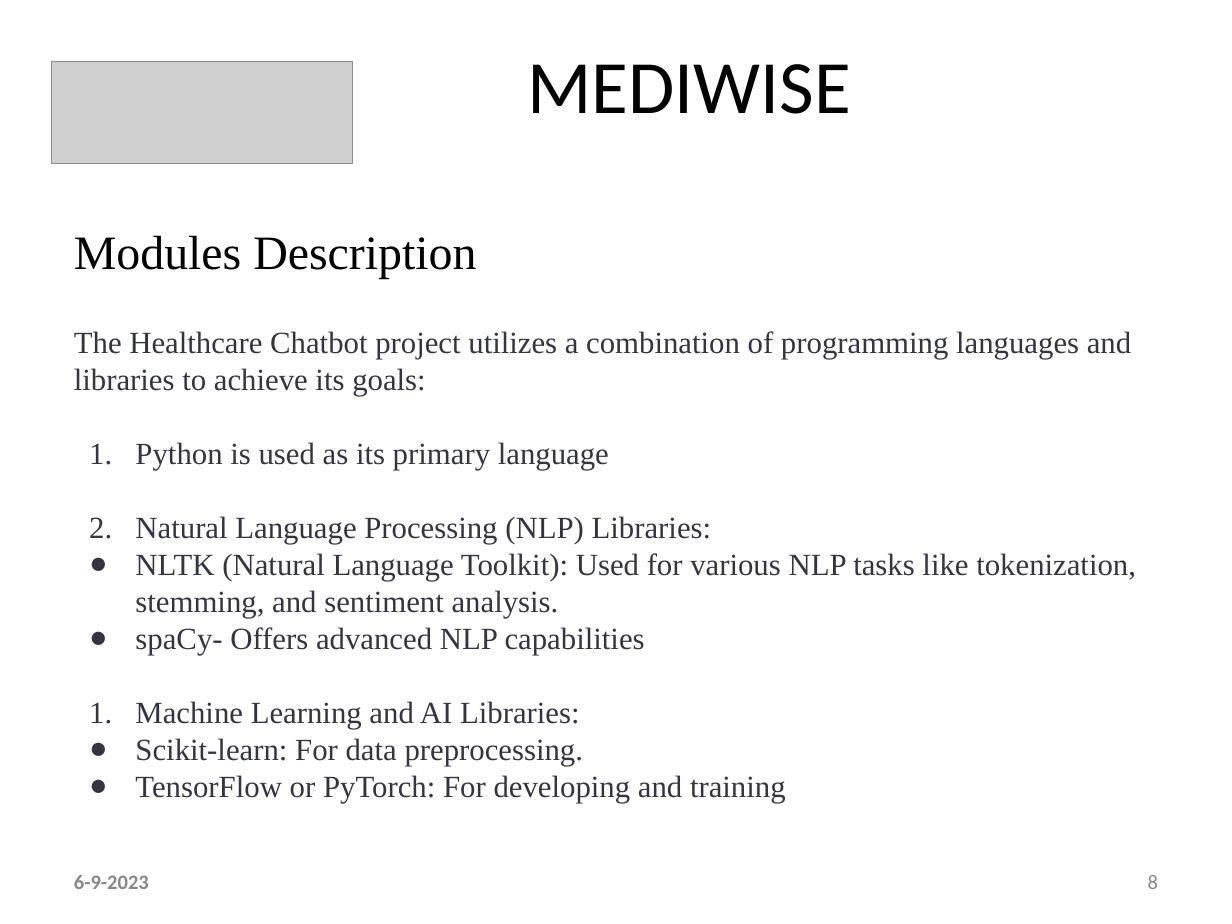
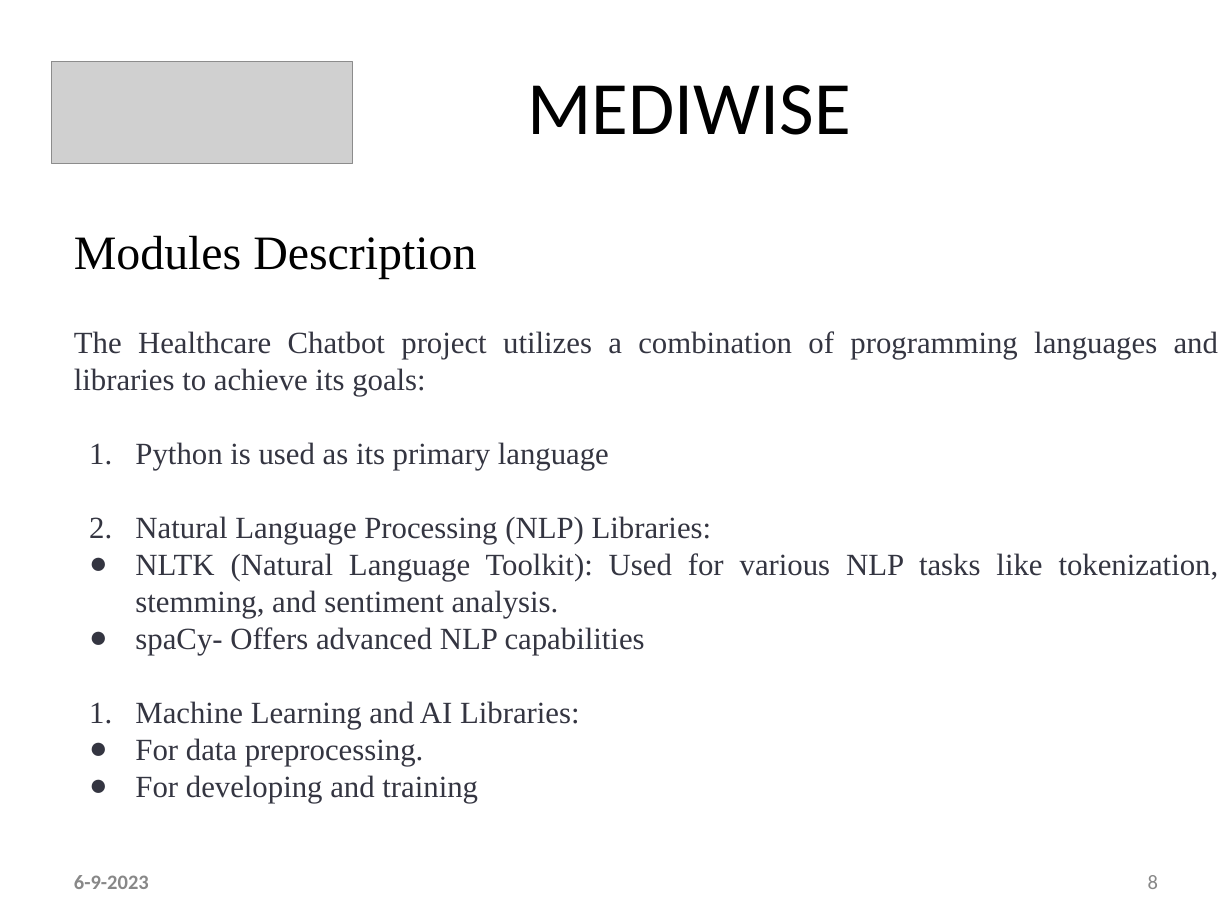
Before and after one commit to ani23-11/MediWise, a slide deck: slide 8 of ppt & references/Main - Ctech PPT Template.pptx. Drawn at 1232x924 pixels with LibreOffice and Linux fonts; fonts in the diff are those of the drawing; grey boxes stand for pictures. Boxes give left, top, right and bottom in pixels: in the first picture for what was removed or moved away, otherwise in the second. Text is boxed around its words. In the diff, an @@ line names an element or a change of style, - is before the commit and + after.

```diff
--- a/ppt & references/Main - Ctech PPT Template.pptx
+++ b/ppt & references/Main - Ctech PPT Template.pptx
@@ text "MEDIWISE": place and size @@
-text "MEDIWISE" at bbox=[527, 64, 850, 114]
+text "MEDIWISE" at bbox=[527, 85, 850, 135]
@@ text at bbox=[74, 331, 1219, 729]: alignment left to justified @@
@@ text at bbox=[135, 738, 478, 803]: text changed @@
-● Scikit-learn: For data preprocessing.
-● TensorFlow or PyTorch: For developing and training
+● For data preprocessing.
+● For developing and training
```
Also in this commit, not shown: 3 other slides changed, 22 slides added, 2 slides removed, 2 other files.
